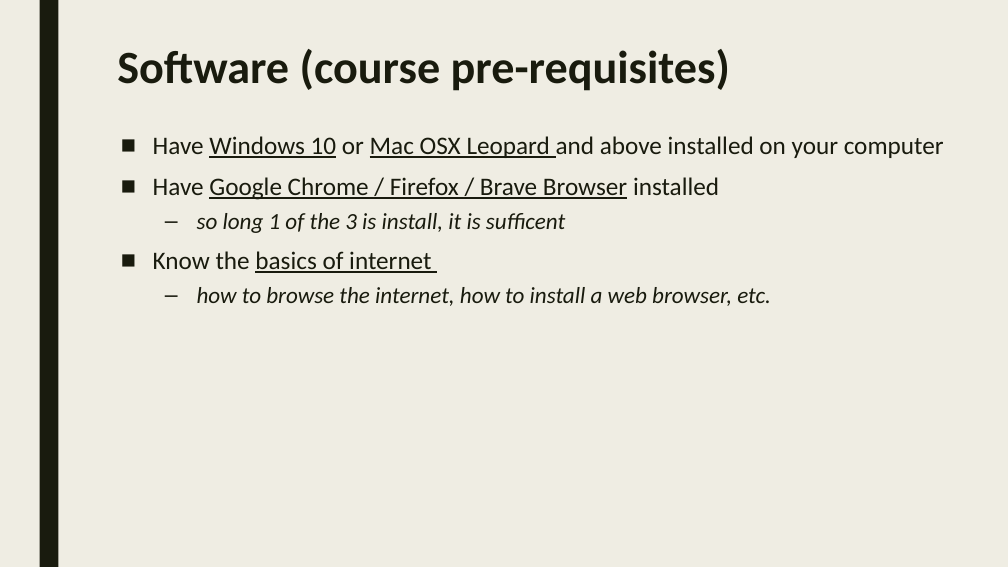
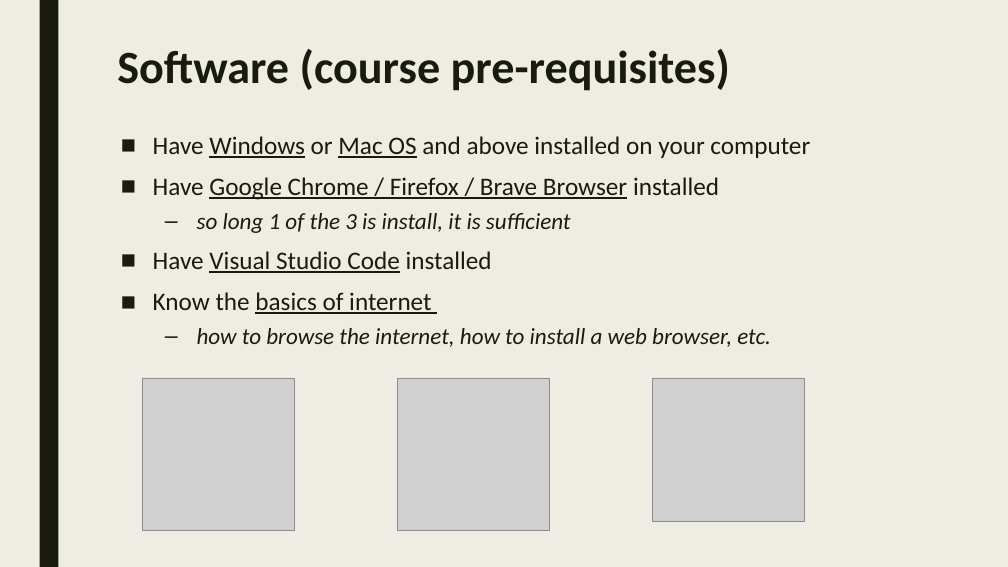
Before and after one commit to sayyidkhan/web_intro_2022, a slide deck: slide 8 of 1_HTML.pptx (slide 7 before the commit). Drawn at 1008x567 pixels with LibreOffice and Linux fonts; fonts in the diff are those of the drawing; grey boxes stand for pictures. Boxes give left, top, right and bottom in pixels: in the first picture for what was removed or moved away, otherwise in the second. Text is boxed around its words. In the diff, an @@ line names an element or a change of style, - is before the commit and + after.

```diff
--- a/1_HTML.pptx
+++ b/1_HTML.pptx
@@ text at (153, 136, 810, 158): text changed @@
-■ Have Windows 10 or Mac OSX Leopard and above installed on your computer
+■ Have Windows or Mac OS and above installed on your computer
@@ text at (153, 213, 571, 273): text changed @@
-  – so long 1 of the 3 is install, it is sufficent
+  – so long 1 of the 3 is install, it is sufficient
+■ Have Visual Studio Code installed
@@ picture added at (142, 378, 294, 530) @@
@@ picture added at (397, 378, 549, 530) @@
@@ picture added at (653, 378, 805, 521) @@
```
Also in this commit, not shown: 1 other slide changed, 1 slide added, 3 other files.
